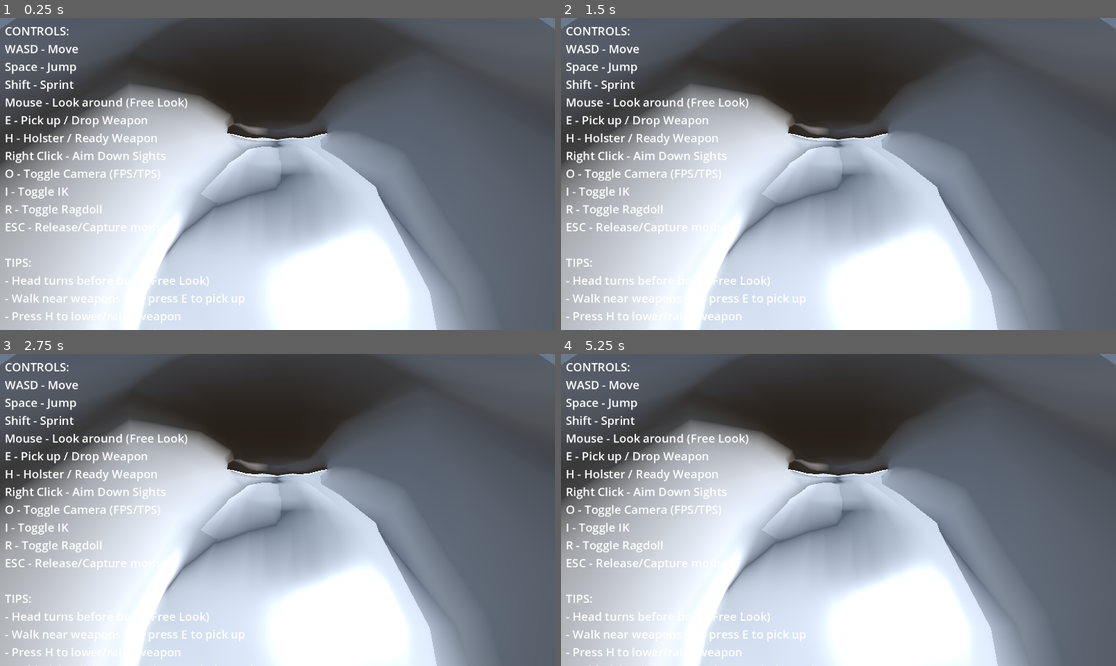
Above: before the commit, frames 1-4 (two rows, left to right).
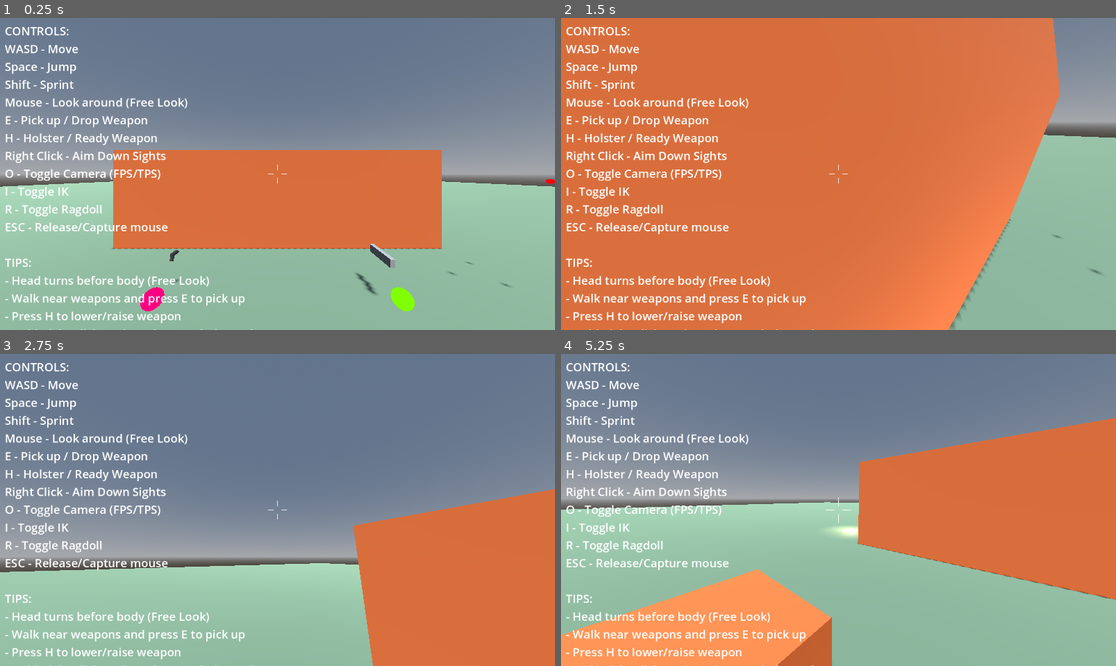
Above: after the commit, the same moments.

Repository: lmf-git/fpsikanimragdoll
Game: Godot game, scene res://world.tscn
The game is run twice, just before and just after one commit, with the same random seed, the same clock (stepped at 60 frames per second) and the same inputs.
Inputs (mouse positions are in pixels of both pictures, inside the frame that each line leads up to):
- Up to frame 1 (0.25 s): no input
- Up to frame 2 (1.5 s): tap Enter at 0.5 s; move the mouse to (810, 236) at 0.52 s; hold W (move_forward) 0.53-1.25 s; hold Shift (sprint) 0.53-1.25 s; click (810, 236) at 0.67 s; tap Space (jump) at 0.77 s; drag from (1005, 220) to (810, 236) at 1.27 s
- Up to frame 3 (2.75 s): tap Space (jump) at 2 s; move the mouse to (111, 463) at 2.02 s; hold A (move_left) from 2.03 s (still down); hold I (toggle_ik) from 2.03 s (still down)
- Up to frame 4 (5.25 s): release A (move_left) at 2.75 s; release I (toggle_ik) at 2.75 s; drag from (866, 510) to (672, 463) at 2.77 s; tap Enter at 3.5 s; move the mouse to (755, 432) at 3.52 s; hold S (move_back) 3.53-4.25 s; tap E at 3.6 s; tap Space (jump) at 3.77 s; drag from (960, 494) to (755, 432) at 4.27 s; move the mouse to (727, 525) at 5.02 s; hold W (move_forward) from 5.03 s (still down); tap H at 5.1 s; click (727, 525) at 5.17 s

The runs differ from the first frame. In frame 1, 94% of the frame differs, in the area x 0-100%, y 0-100%; in frame 2, 98%; in frame 3, 92%; in frame 4, 95%.
Error before the commit: Parse Error: Identifier "ik_targets_node" not declared in the current scope. (res://character_controller.gd:2453)

Commit message:
Fix ik_targets_node scope error in _update_weapon_to_hand()
- Add local variable declaration for ik_targets_node
- Fixes 'Identifier not declared' compilation error at line 2453
- Required for weapon positioning based on IK target instead of bone

Diff:
--- a/character_controller.gd
+++ b/character_controller.gd
@@ -2447,6 +2447,9 @@
 	# Weapon points in camera forward direction, ignoring hand bone rotation
 	var camera_basis = active_camera.global_transform.basis
 
+	# Get IK targets node for precise hand positioning
+	var ik_targets_node = get_node_or_null("IKTargets")
+
 	# Use IK target position instead of bone position for more precise placement
 	# This eliminates gap between hand and weapon
 	var hand_position: Vector3
